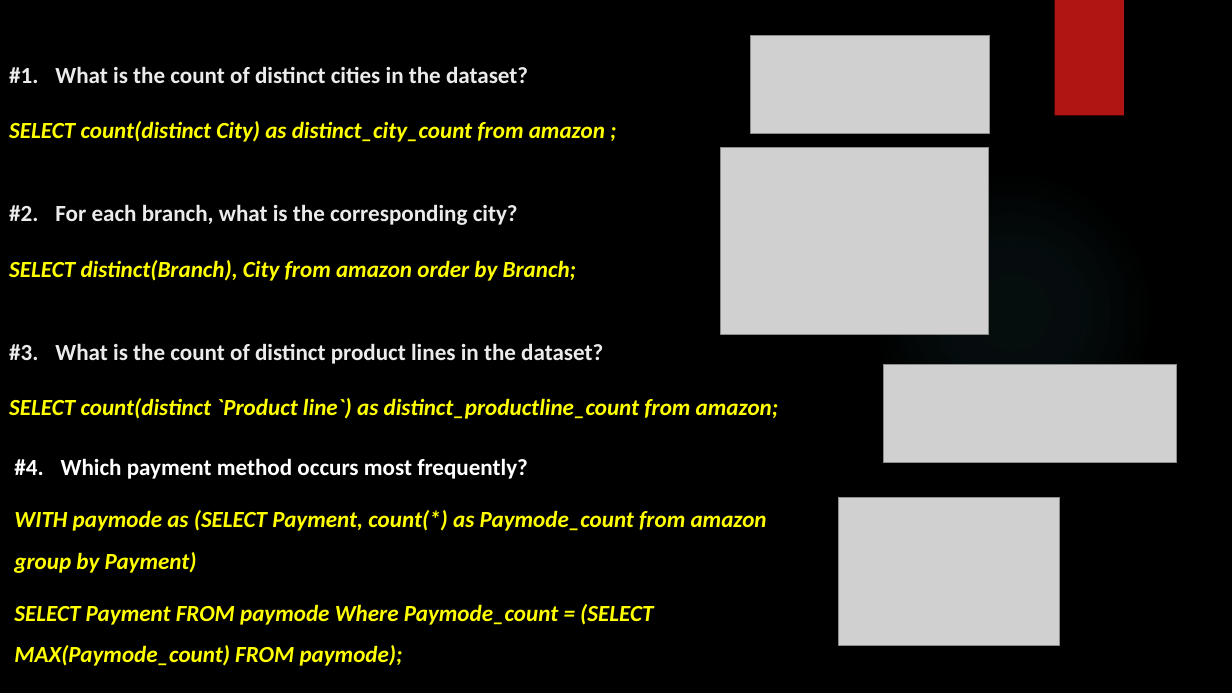
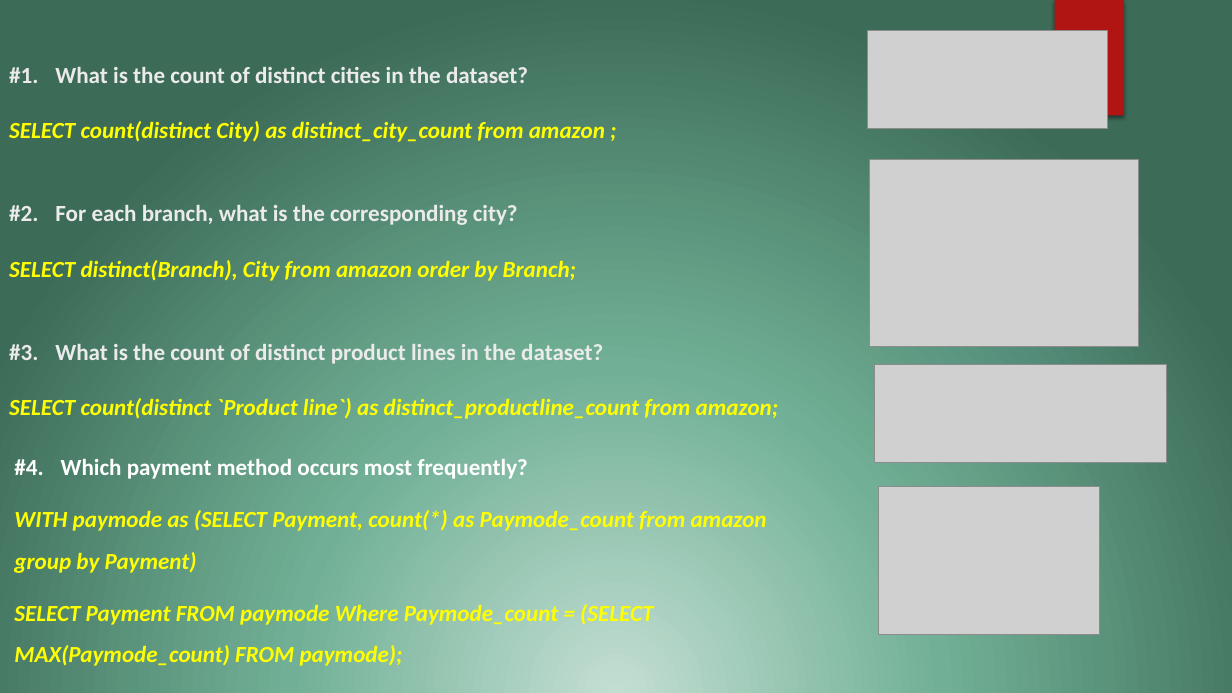
Before and after one commit to govardhansingu/Amazon-Sales-Analysis, a slide deck: slide 6 of SQL_CapStone_Project_Presentation_S8244.pptx (slide 5 before the commit). Drawn at 1232x693 pixels with LibreOffice and Linux fonts; fonts in the diff are those of the drawing; grey boxes stand for pictures; background and template pictures are left out. Boxes give left, top, right and bottom in pixels: in the first picture for what was removed or moved away, otherwise in the second. Text is boxed around its words. In the diff, an @@ line names an element or a change of style, - is before the commit and + after.

```diff
--- a/SQL_CapStone_Project_Presentation_S8244.pptx
+++ b/SQL_CapStone_Project_Presentation_S8244.pptx
@@ background picture (left out) to gradient #C3DED3 to #71B096 to #3C6B57 @@
@@ picture: place and size @@
-picture at [750,35,990,133]
+picture at [868,30,1107,128]
@@ picture: place and size @@
-picture at [720,148,989,335]
+picture at [870,160,1139,347]
@@ picture: place and size @@
-picture at [884,364,1177,462]
+picture at [874,364,1167,462]
@@ picture: place and size @@
-picture at [839,497,1060,645]
+picture at [879,487,1100,635]
```
Also in this commit, not shown: 19 other slides changed, 1 slide added.
